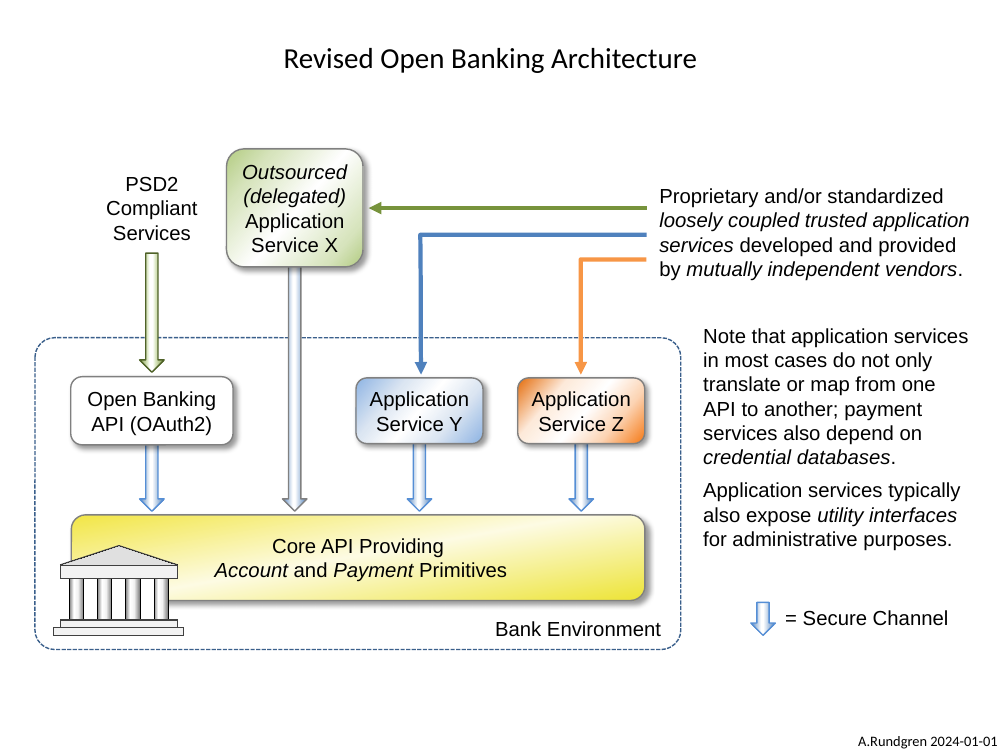
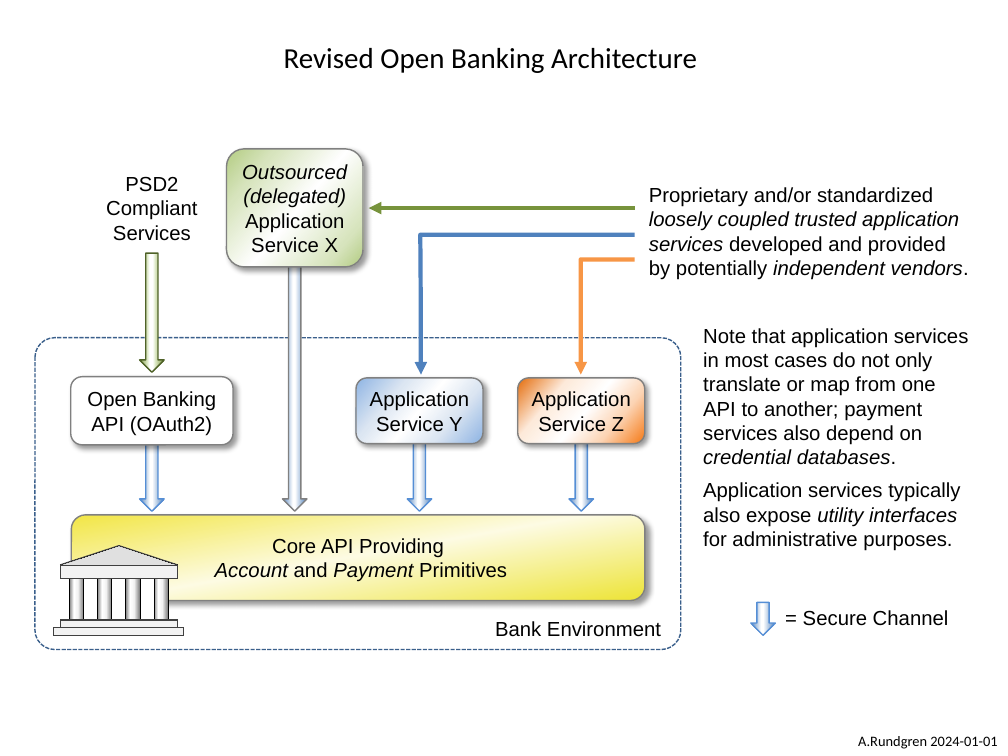
Before and after one commit to cyberphone/doc, a slide deck: slide 1 of research/revised-open-banking-architecture.pptx. Drawn at 1008x756 pixels with LibreOffice and Linux fonts; fonts in the diff are those of the drawing. Boxes give left, top, right and bottom in pixels: in the first picture for what was removed or moved away, otherwise in the second. Text is boxed around its words. In the diff, an @@ line names an element or a change of style, - is before the commit and + after.

```diff
--- a/research/revised-open-banking-architecture.pptx
+++ b/research/revised-open-banking-architecture.pptx
@@ text "Proprietary and/or standardized": place and size @@
-text "Proprietary and/or standardized" at bbox=[659, 188, 970, 281]
+text "Proprietary and/or standardized" at bbox=[649, 187, 969, 280]
@@ arrow moved from (369, 208) - (646, 208) to (369, 208) - (635, 208) @@
@@ freeform shape: place and size @@
-freeform shape at bbox=[420, 235, 646, 375]
+freeform shape at bbox=[420, 235, 635, 375]
@@ text at bbox=[649, 211, 969, 280]: text changed @@
-loosely coupled trusted application
-services developed and provided
-by mutually independent vendors.
+loosely coupled trusted application
+services developed and provided
+by potentially independent vendors.
@@ freeform shape: place and size @@
-freeform shape at bbox=[581, 259, 646, 374]
+freeform shape at bbox=[581, 259, 635, 374]
```
Also in this commit, not shown: 2 other files.
